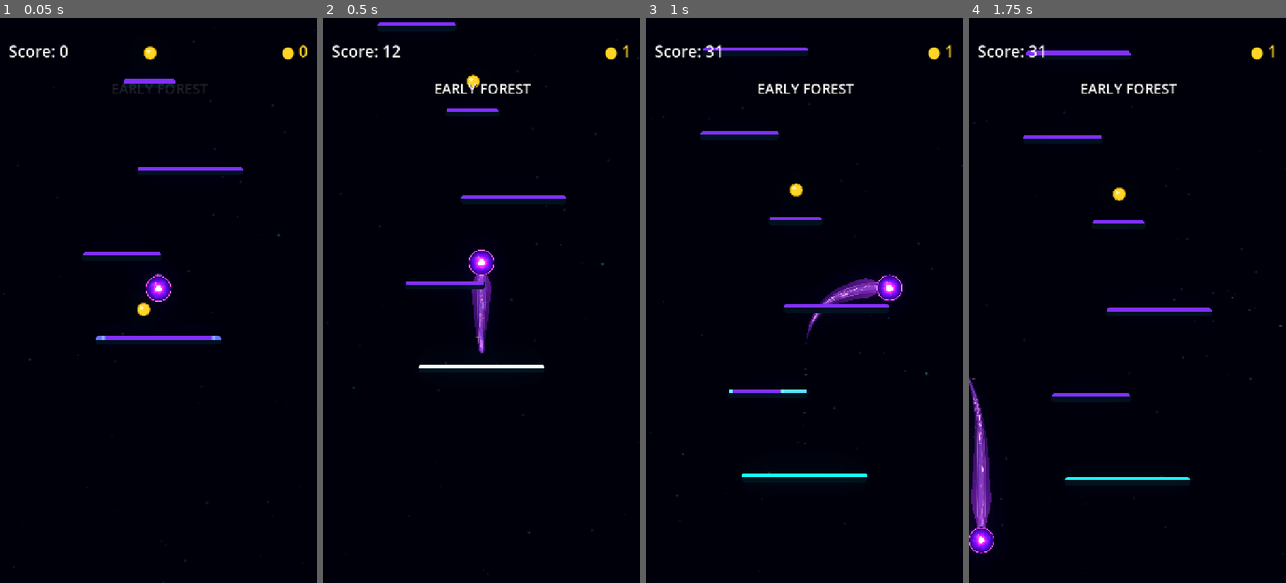
Above: before the commit, frames 1-4 (left to right).
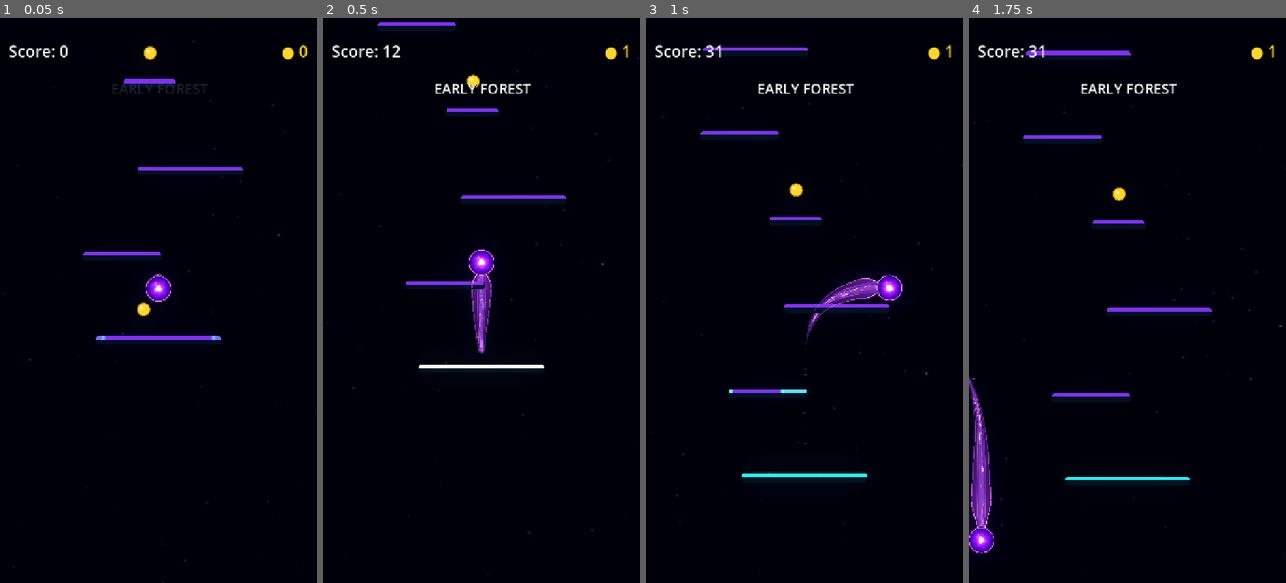
Above: after the commit, the same moments.

Repository: Kryodo/TowerJump
Game: Godot game, scene res://scenes/main.tscn
The game is run twice, just before and just after one commit, with the same random seed, the same clock (stepped at 60 frames per second) and the same inputs.
Inputs (mouse positions are in pixels of both pictures, inside the frame that each line leads up to):
- Up to frame 1 (0.05 s): no input
- Up to frame 2 (0.5 s): no input
- Up to frame 3 (1 s): move the mouse to (874, 272) at 0.52 s; hold Right (ui_right) from 0.53 s (still down); click (874, 272) at 0.67 s
- Up to frame 4 (1.75 s): release Right (ui_right) at 1.25 s; drag from (1064, 328) to (1117, 193) at 1.27 s

Frame 1 is identical in both runs. In frame 2, less than 0.1% of the frame differs, in the area x 46-54%, y 45-60%; in frame 3, less than 0.1%; in frame 4, 0.1%, in the area x 0-8%, y 65-91%.

Commit message:
Godot Sterilization

Diff:
--- a/scenes/ball.tscn
+++ b/scenes/ball.tscn
@@ -15,7 +15,7 @@
 
 [sub_resource type="Gradient" id="Gradient_unified_contour"]
 offsets = PackedFloat32Array(0, 0.04, 0.12, 0.44, 0.56, 0.88, 0.96, 1)
-colors = PackedColorArray(1, 1, 1, 1, 1, 1, 1, 0.84, 1, 1, 1, 0.50, 1, 1, 1, 0.04, 1, 1, 1, 0.04, 1, 1, 1, 0.50, 1, 1, 1, 0.84, 1, 1, 1, 1)
+colors = PackedColorArray(1, 1, 1, 1, 1, 1, 1, 0.84, 1, 1, 1, 0.5, 1, 1, 1, 0.04, 1, 1, 1, 0.04, 1, 1, 1, 0.5, 1, 1, 1, 0.84, 1, 1, 1, 1)
 
 [sub_resource type="Curve" id="Curve_iijjg"]
 _data = [Vector2(0, 0.015), 0.0, 4.2, 0, 1, Vector2(0.07, 0.505), 4.2, 1.2, 1, 1, Vector2(0.2, 1.15), 1.2, 0.0, 1, 1, Vector2(0.36, 0.94), 0.0, -0.9, 1, 1, Vector2(0.68, 0.42), -0.9, -1.0, 1, 1, Vector2(0.92, 0.04), -1.0, -0.5, 1, 1, Vector2(1, 0), -0.5, 0.0, 1, 0]
@@ -26,10 +26,6 @@
 colors = PackedColorArray(0, 0.8980392, 1, 0.46, 0, 0.8117647, 0.9098039, 0.3, 0, 0.6156863, 0.70980394, 0.16, 0, 0.40784314, 0.47058824, 0.06, 1, 1, 1, 0)
 metadata/_snap_enabled = true
 metadata/_snap_count = 15
-
-[sub_resource type="Curve" id="Curve_energy_taper"]
-_data = [Vector2(0, 0.58), 0.0, 1.7, 0, 1, Vector2(0.07, 0.70), 1.7, 2.0, 1, 1, Vector2(0.2, 0.98), 2.0, 0.0, 1, 1, Vector2(0.36, 0.84), 0.0, -0.9, 1, 1, Vector2(0.68, 0.46), -0.9, -0.8, 1, 1, Vector2(0.92, 0.12), -0.8, -0.35, 1, 1, Vector2(1, 0.07), -0.35, 0.0, 1, 0]
-point_count = 7
 
 [sub_resource type="ShaderMaterial" id="ShaderMaterial_eew57"]
 shader = ExtResource("3_eew57")
@@ -38,8 +34,8 @@
 shader_parameter/filament_strength = 1.9
 shader_parameter/palette_mode = 0
 
-[sub_resource type="Curve" id="Curve_comet_core"]
-_data = [Vector2(0, 0.015), 0.0, 3.5, 0, 1, Vector2(0.06, 0.34), 3.5, 1.3, 1, 1, Vector2(0.18, 1), 1.3, 0.0, 1, 1, Vector2(0.34, 0.92), 0.0, -0.9, 1, 1, Vector2(0.66, 0.48), -0.9, -1.0, 1, 1, Vector2(0.92, 0.06), -1.0, -0.5, 1, 1, Vector2(1, 0), -0.5, 0.0, 1, 0]
+[sub_resource type="Curve" id="Curve_energy_taper"]
+_data = [Vector2(0, 0.58), 0.0, 1.7, 0, 1, Vector2(0.07, 0.7), 1.7, 2.0, 1, 1, Vector2(0.2, 0.98), 2.0, 0.0, 1, 1, Vector2(0.36, 0.84), 0.0, -0.9, 1, 1, Vector2(0.68, 0.46), -0.9, -0.8, 1, 1, Vector2(0.92, 0.12), -0.8, -0.35, 1, 1, Vector2(1, 0.07), -0.35, 0.0, 1, 0]
 point_count = 7
 
 [sub_resource type="Curve" id="Curve_f7kxq"]
@@ -169,6 +165,7 @@
 [sub_resource type="ShaderMaterial" id="ShaderMaterial_4dx81"]
 shader = ExtResource("2_f7cbr")
 shader_parameter/palette_mode = 0
+shader_parameter/rim_breath = 1.0
 
 [node name="Ball" type="CharacterBody2D" unique_id=1745057106]
 script = ExtResource("1_ball")
@@ -181,12 +178,11 @@
 visual_palette = 1
 
 [node name="UnifiedCometShape" type="Polygon2D" parent="TrailVisual" unique_id=1770062203]
+z_index = -1
 material = SubResource("ShaderMaterial_unified_comet")
-z_index = -1
 
 [node name="UnifiedCometContour" type="Line2D" parent="TrailVisual" unique_id=1770062204]
 z_index = 2
-visible = false
 width = 2.0
 gradient = SubResource("Gradient_unified_contour")
 joint_mode = 2
Not shown: 1 places in scenes/ball.tscn that only renumber resources
